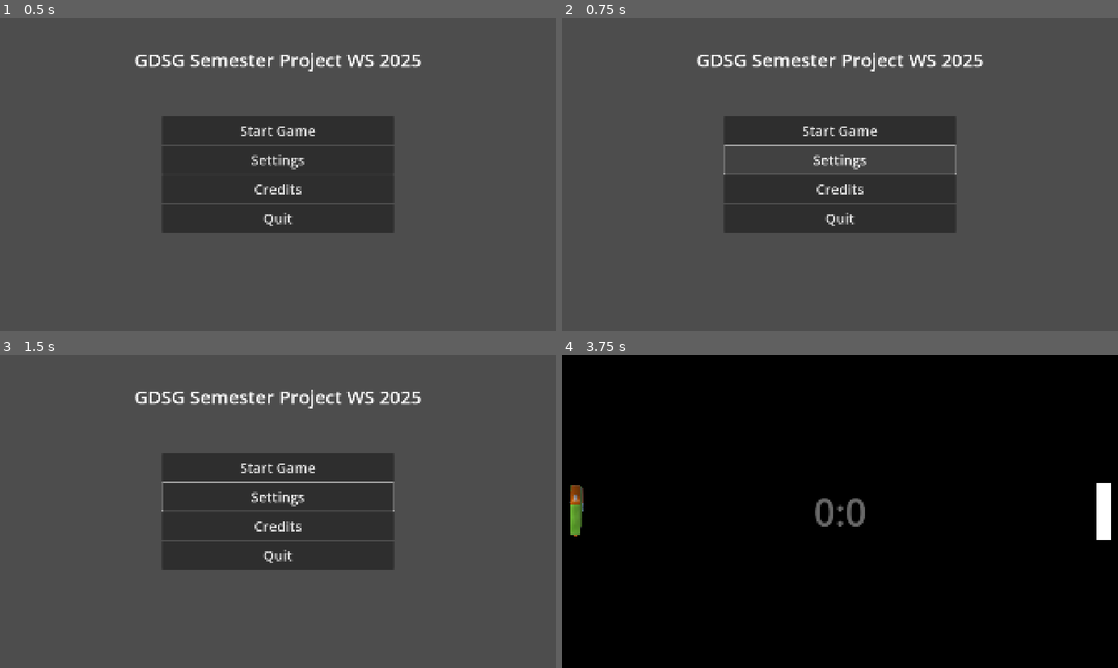
Above: before the commit, frames 1-4 (two rows, left to right).
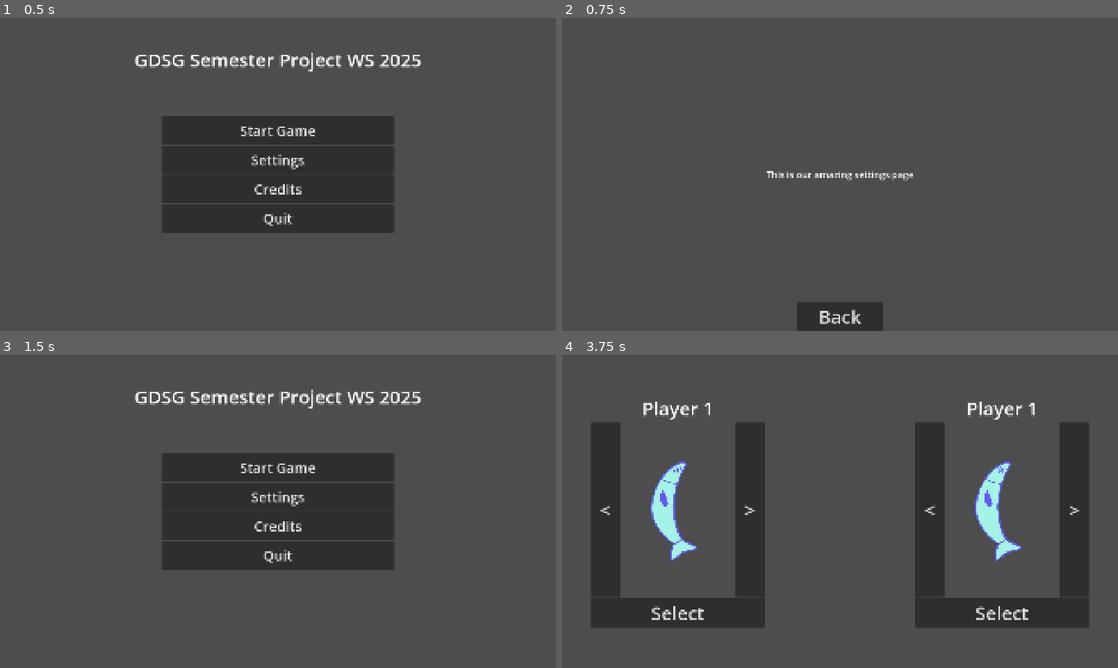
Above: after the commit, the same moments.

Repository: Jurinich/GDSG-WS-semester-project
Game: Godot game, scene res://scenes/main_menu.tscn
Same seed, same stepped clock (60 frames per second), same inputs: the game is played once before the commit and once after it.
Inputs (mouse positions are in pixels of both pictures, inside the frame that each line leads up to):
- Up to frame 1 (0.5 s): no input
- Up to frame 2 (0.75 s): click "Settings" at 0.5 s
- Up to frame 3 (1.5 s): click (278, 652) at 1.25 s, where only the run after the commit has a clickable "Back"
- Up to frame 4 (3.75 s): click "Credits" at 2 s; click (840, 652) at 2.75 s, where only the run after the commit has a clickable "Back"; click "Start Game" at 3.5 s

Frame 1 is identical in both runs. In frame 2, 14% of the frame differs, in the area x 24-76%, y 11-100%; in frame 3, 0.3%; in frame 4, 100%, in the area x 0-100%, y 0-100%.

Commit message:
added menu placeholders

Diff:
--- /dev/null
+++ b/gdsg-semester-project-w-2025-/scenes/credits_scene.tscn
@@ -0,0 +1,42 @@
+[gd_scene load_steps=2 format=3 uid="uid://djhf60ttor7am"]
+
+[ext_resource type="Script" uid="uid://c7wi0y5tesb1u" path="res://scripts/credits_scene.gd" id="1_ma2dp"]
+
+[node name="CreditsScene" type="Control"]
+layout_mode = 3
+anchors_preset = 15
+anchor_right = 1.0
+anchor_bottom = 1.0
+grow_horizontal = 2
+grow_vertical = 2
+script = ExtResource("1_ma2dp")
+
+[node name="Label" type="Label" parent="."]
+layout_mode = 1
+anchors_preset = 15
+anchor_right = 1.0
+anchor_bottom = 1.0
+grow_horizontal = 2
+grow_vertical = 2
+theme_override_font_sizes/font_size = 32
+text = "This is our amazing credits page"
+horizontal_alignment = 1
+vertical_alignment = 1
+
+[node name="BackButton" type="Button" parent="."]
+custom_minimum_size = Vector2(300, 100)
+layout_mode = 1
+anchors_preset = 7
+anchor_left = 0.5
+anchor_top = 1.0
+anchor_right = 0.5
+anchor_bottom = 1.0
+offset_left = -4.0
+offset_top = -8.0
+offset_right = 4.0
+grow_horizontal = 2
+grow_vertical = 0
+theme_override_font_sizes/font_size = 64
+text = "Back"
+
+[connection signal="pressed" from="BackButton" to="." method="_on_back_button_pressed"]
--- /dev/null
+++ b/gdsg-semester-project-w-2025-/scenes/player_selection_node.tscn
@@ -0,0 +1,67 @@
+[gd_scene load_steps=3 format=3 uid="uid://bj18d1fh7lipn"]
+
+[ext_resource type="Script" uid="uid://de4tr7w5a07aw" path="res://scripts/player_selection_node.gd" id="1_h4mwn"]
+[ext_resource type="Texture2D" uid="uid://emd4k5xlqjpj" path="res://assets/paddle1.png" id="1_xkd2o"]
+
+[node name="PlayerSelectionNode" type="Control"]
+layout_mode = 3
+anchor_right = 0.31300002
+anchor_bottom = 0.74100006
+offset_bottom = -0.28009033
+grow_horizontal = 2
+grow_vertical = 2
+script = ExtResource("1_h4mwn")
+
+[node name="VBoxContainer" type="VBoxContainer" parent="."]
+layout_mode = 1
+anchors_preset = 8
+anchor_left = 0.5
+anchor_top = 0.5
+anchor_right = 0.5
+anchor_bottom = 0.5
+offset_left = -300.0
+offset_top = -400.0
+offset_right = 300.0
+offset_bottom = 400.0
+grow_horizontal = 2
+grow_vertical = 2
+
+[node name="Label" type="Label" parent="VBoxContainer"]
+layout_mode = 2
+theme_override_font_sizes/font_size = 64
+text = "Player 1"
+horizontal_alignment = 1
+vertical_alignment = 1
+
+[node name="HBoxContainer" type="HBoxContainer" parent="VBoxContainer"]
+layout_mode = 2
+size_flags_vertical = 3
+
+[node name="LeftButton" type="Button" parent="VBoxContainer/HBoxContainer"]
+custom_minimum_size = Vector2(100, 0)
+layout_mode = 2
+theme_override_font_sizes/font_size = 64
+text = "<"
+
+[node name="TextureRect" type="TextureRect" parent="VBoxContainer/HBoxContainer"]
+layout_mode = 2
+size_flags_horizontal = 3
+texture = ExtResource("1_xkd2o")
+expand_mode = 4
+stretch_mode = 5
+
+[node name="RightButton" type="Button" parent="VBoxContainer/HBoxContainer"]
+custom_minimum_size = Vector2(100, 0)
+layout_mode = 2
+theme_override_font_sizes/font_size = 64
+text = ">"
+
+[node name="SelectButton" type="Button" parent="VBoxContainer"]
+custom_minimum_size = Vector2(0, 100)
+layout_mode = 2
+theme_override_font_sizes/font_size = 64
+text = "Select"
+
+[connection signal="pressed" from="VBoxContainer/HBoxContainer/LeftButton" to="." method="_on_left_button_pressed"]
+[connection signal="pressed" from="VBoxContainer/HBoxContainer/RightButton" to="." method="_on_right_button_pressed"]
+[connection signal="pressed" from="VBoxContainer/SelectButton" to="." method="_on_select_button_pressed"]
--- /dev/null
+++ b/gdsg-semester-project-w-2025-/scenes/player_selection_scene.tscn
@@ -0,0 +1,36 @@
+[gd_scene load_steps=3 format=3 uid="uid://dcmato8k0ghb5"]
+
+[ext_resource type="PackedScene" uid="uid://bj18d1fh7lipn" path="res://scenes/player_selection_node.tscn" id="1_fx2ae"]
+[ext_resource type="Script" uid="uid://ivdkt0bch5nc" path="res://scripts/player_selection_scene.gd" id="1_y65xk"]
+
+[node name="PlayerSelection" type="Control"]
+layout_mode = 3
+anchors_preset = 15
+anchor_right = 1.0
+anchor_bottom = 1.0
+grow_horizontal = 2
+grow_vertical = 2
+script = ExtResource("1_y65xk")
+
+[node name="PlayerSelectionNode" parent="." instance=ExtResource("1_fx2ae")]
+layout_mode = 1
+anchors_preset = 6
+anchor_left = 1.0
+anchor_top = 0.5
+anchor_right = 1.0
+anchor_bottom = 0.5
+offset_left = -400.0
+offset_right = -400.0
+offset_bottom = 0.0
+grow_horizontal = 0
+
+[node name="PlayerSelectionNode2" parent="." instance=ExtResource("1_fx2ae")]
+layout_mode = 1
+anchors_preset = 4
+anchor_top = 0.5
+anchor_right = 0.0
+anchor_bottom = 0.5
+offset_left = 400.0
+offset_right = 400.0
+offset_bottom = 0.0
+grow_horizontal = 1
--- /dev/null
+++ b/gdsg-semester-project-w-2025-/scenes/settings_scene.tscn
@@ -0,0 +1,42 @@
+[gd_scene load_steps=2 format=3 uid="uid://jnb7g07ibmtd"]
+
+[ext_resource type="Script" uid="uid://kocd13u0ou15" path="res://scripts/settings_scene.gd" id="1_kqt80"]
+
+[node name="SettingsScene" type="Control"]
+layout_mode = 3
+anchors_preset = 15
+anchor_right = 1.0
+anchor_bottom = 1.0
+grow_horizontal = 2
+grow_vertical = 2
+script = ExtResource("1_kqt80")
+
+[node name="Label" type="Label" parent="."]
+layout_mode = 1
+anchors_preset = 15
+anchor_right = 1.0
+anchor_bottom = 1.0
+grow_horizontal = 2
+grow_vertical = 2
+theme_override_font_sizes/font_size = 32
+text = "This is our amazing settings page"
+horizontal_alignment = 1
+vertical_alignment = 1
+
+[node name="BackButton" type="Button" parent="."]
+custom_minimum_size = Vector2(300, 100)
+layout_mode = 1
+anchors_preset = 7
+anchor_left = 0.5
+anchor_top = 1.0
+anchor_right = 0.5
+anchor_bottom = 1.0
+offset_left = -4.0
+offset_top = -8.0
+offset_right = 4.0
+grow_horizontal = 2
+grow_vertical = 0
+theme_override_font_sizes/font_size = 64
+text = "Back"
+
+[connection signal="pressed" from="BackButton" to="." method="_on_back_button_pressed"]
--- /dev/null
+++ b/gdsg-semester-project-w-2025-/scripts/credits_scene.gd
@@ -0,0 +1,4 @@
+extends Control
+
+func _on_back_button_pressed():
+	get_tree().change_scene_to_file("res://scenes/main_menu.tscn")
--- a/gdsg-semester-project-w-2025-/scripts/main_menu_controller.gd
+++ b/gdsg-semester-project-w-2025-/scripts/main_menu_controller.gd
@@ -12,15 +12,15 @@
 
 func _on_start_button_pressed():
 	GameManager.reset()
-	get_tree().change_scene_to_file("res://scenes/game.tscn")
+	get_tree().change_scene_to_file("res://scenes/player_selection_scene.tscn")
 
 
 func _on_settings_button_pressed():
-	print("Settings not implemented yet")
+	get_tree().change_scene_to_file("res://scenes/settings_scene.tscn")
 
 
 func _on_credits_button_pressed():
-	print("Credits not implemented yet")
+	get_tree().change_scene_to_file("res://scenes/credits_scene.tscn")
 
 
 func _on_quit_button_pressed():
--- /dev/null
+++ b/gdsg-semester-project-w-2025-/scripts/player_selection_node.gd
@@ -0,0 +1,40 @@
+class_name PlayerSelectionNode
+extends Control
+
+@onready var left_button = $"VBoxContainer/HBoxContainer/LeftButton"
+@onready var right_button = $"VBoxContainer/HBoxContainer/RightButton"
+@onready var select_button = $"VBoxContainer/SelectButton"
+
+signal ready_changed
+
+var player_ready: bool = false
+
+
+func _on_select_button_pressed():
+	player_ready = !player_ready
+	if (player_ready):
+		select_button.text = "Ready"
+		right_button.disabled = true
+		left_button.disabled = true
+	else:
+		select_button.text = "Select"
+		right_button.disabled = false
+		left_button.disabled = false
+
+	ready_changed.emit()
+
+
+func _on_right_button_pressed():
+	if player_ready == true:
+		player_ready = false
+		ready_changed.emit()
+
+	print("player changed right (no effect yet)")
+
+
+func _on_left_button_pressed():
+	if player_ready == true:
+		player_ready = false
+		ready_changed.emit()
+
+	print("player changed left (no effect yet)")
--- /dev/null
+++ b/gdsg-semester-project-w-2025-/scripts/player_selection_scene.gd
@@ -0,0 +1,17 @@
+extends Control
+
+var selections = []
+
+func _ready():
+	for child in get_children():
+		if child is PlayerSelectionNode:
+			selections.append(child)
+			child.ready_changed.connect(check_ready)
+
+
+func check_ready():
+	for selection in selections:
+		if selection.player_ready == false:
+			return
+
+	get_tree().change_scene_to_file("res://scenes/game.tscn")
--- /dev/null
+++ b/gdsg-semester-project-w-2025-/scripts/settings_scene.gd
@@ -0,0 +1,4 @@
+extends Control
+
+func _on_back_button_pressed():
+	get_tree().change_scene_to_file("res://scenes/main_menu.tscn")
Not shown, added: gdsg-semester-project-w-2025-/assets/Music/kitty_pong_bgm.mp3.import
Binary file added: gdsg-semester-project-w-2025-/assets/paddle1.png
Not shown, added: gdsg-semester-project-w-2025-/assets/paddle1.png.import
Not shown, added: gdsg-semester-project-w-2025-/scripts/credits_scene.gd.uid
Not shown, added: gdsg-semester-project-w-2025-/scripts/player_selection_node.gd.uid
Not shown, added: gdsg-semester-project-w-2025-/scripts/player_selection_scene.gd.uid
Not shown, added: gdsg-semester-project-w-2025-/scripts/settings_scene.gd.uid
Not shown, added: gdsg-semester-project-w-2025-/assets/Music/kitty_pong_bgm.mp3
